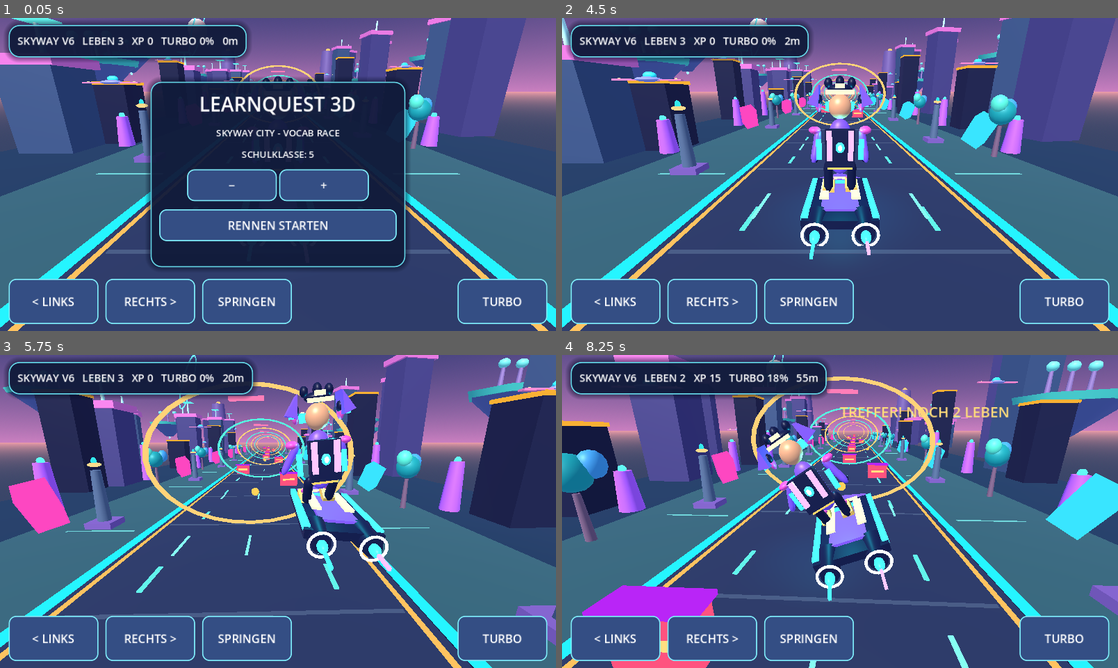
Above: before the commit, frames 1-4 (two rows, left to right).
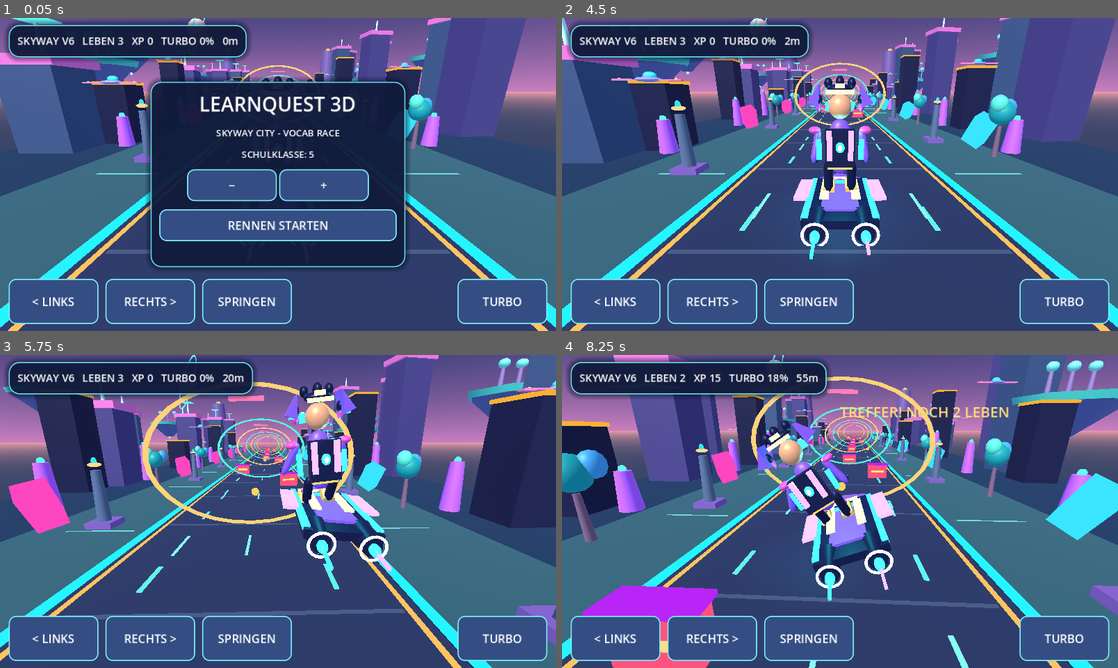
Above: after the commit, the same moments.

Repository: mtothek0703/learnquest-unity-web
Game: Godot game, scene res://main.tscn
Two runs of this game, one before a commit and one after it. Both use one fixed random seed, a clock stepped at 60 frames per second and the inputs below.
Inputs:
- Up to frame 1 (0.05 s): no input
- Up to frame 2 (4.5 s): click "RECHTS >" at 0.5 s; click "SPRINGEN" at 1.25 s; click "TURBO" at 2 s; click "−" at 2.75 s; click "+" at 3.5 s; click "RENNEN STARTEN" at 4.25 s
- Up to frame 3 (5.75 s): hold Right from 5.03 s (still down); tap Space at 5.27 s
- Up to frame 4 (8.25 s): release Right at 5.78 s; hold S 5.78-6.53 s; tap Space at 6.02, 7.52 s; hold Right 6.53-8.03 s; hold Left from 8.03 s (still down)

The runs differ from the first frame. In frame 2, 0.3% of the frame differs, in the area x 41-59%, y 51-59%; in frame 3, 0.3%; in frame 4, 0.4%, in the area x 43-60%, y 43-61%.

Commit message:
feat(godot): add twin luminous hoverboard winglets

Diff:
--- a/godot/hover_hero.gd
+++ b/godot/hover_hero.gd
@@ -125,6 +125,7 @@
     prow.rotation_degrees.y = 180
     for side in [-1.0, 1.0]:
         thruster(board, Vector3(side * 0.48, 0.17, 1.18), 0.27, navy)
+        box(board, Vector3(side * 0.92, 0.37, -0.35), Vector3(0.35, 0.08, 1.30), bright, true)
         ball(board, Vector3(side * 0.48, 0.17, 1.62), Vector3(0.20, 0.22, 0.34), cyan, true)
         box(board, Vector3(side * 0.37, 0.43, -0.28), Vector3(0.21, 0.06, 1.32), yellow, true)
 
